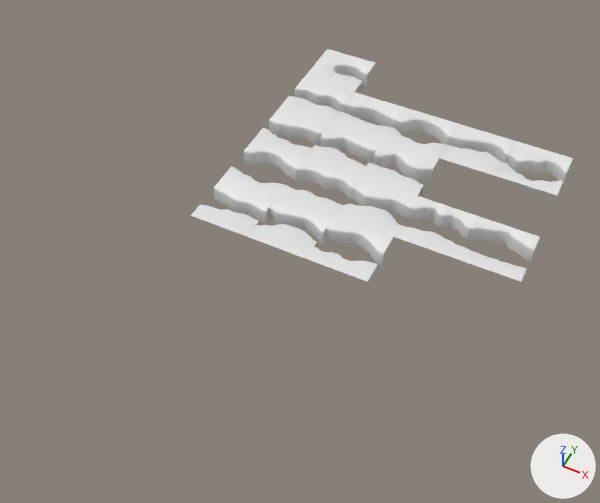
An edit to the Blender file Assets/scenes/Levels/LevelPiecesTest/level_pieces.blend, drawn before and after from the same camera.
One viewpoint serves both versions: a 50 mm lens placed at (56.0, -113.8, 94.4), pointed at (17.3, -36.4, -2.3). Arrows for +X, +Y and +Z are at lower right; the lights stay in place.

Names of what the first picture shows: '4in4out02', '4in4out04', '4in4out05', '4in8out01', '4in8out02', '4in8out03', '8in4out01', '8in4out02', '8in4out03', '8in8out03', '8in8out04', '8in8out05'.
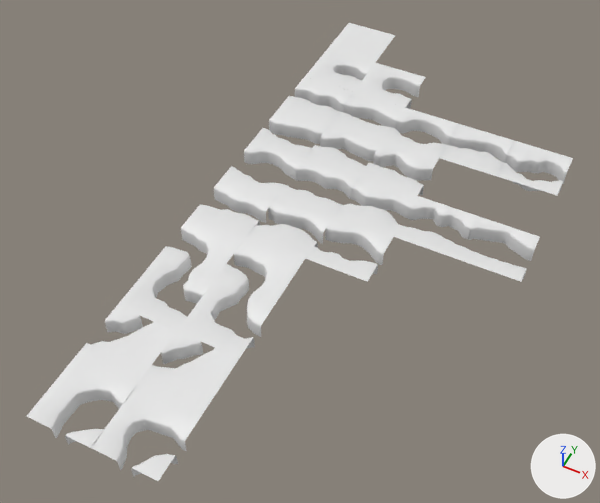
Pixel boxes (x1, y1, x2, y2) of what changed, in the pictures (600 x 503 px):
'4down4out01', added
    after: (91, 387, 201, 481)
'4in4up01', added
    after: (136, 331, 239, 416)
'4down8out01', added
    after: (27, 358, 136, 448)
'8in4up01', added
    after: (74, 306, 176, 386)
'4up4out01', added
    after: (177, 282, 274, 358)
'4in4down01', added
    after: (213, 237, 305, 306)
'4up8out01', added
    after: (117, 259, 213, 331)
'8in4down01', added
    after: (156, 216, 247, 281)
'0in8out', added
    after: (354, 63, 426, 109)
'0in0out.004', added
    after: (328, 23, 395, 63)

What changed in the scene script:
```text
Add me_plane_001:
    me_plane_001.from_pydata(...)  # 99 vertices, 66 faces; spans x -5.0..5.1, y -5.0..5.0, z -1.6..1.0
    me_plane_001.polygons.foreach_set('use_smooth', [True] * 66)
Add me_plane_005:
    me_plane_005.from_pydata(...)  # 97 vertices, 72 faces, 1 loose edge; spans x -5.0..5.0, y -5.0..5.0, z -1.6..1.0
Add me_plane_011:
    me_plane_011.from_pydata(...)  # 97 vertices, 72 faces, 1 loose edge; spans x -5.0..5.0, y -5.0..5.0, z -1.6..1.0
Add me_plane_022:
    me_plane_022.from_pydata(...)  # 78 vertices, 55 faces; spans x -5.0..5.0, y -5.0..5.0, z -1.6..1.0
    me_plane_022.polygons.foreach_set('use_smooth', [True] * 55)
Add me_plane_023:
    me_plane_023.from_pydata([(5.0, 5.0, 1.0), (-5.0, 5.0, 1.0), (5.0, -5.0, 1.0), (-5.0, -5.0, 1.0)], [], [(0, 1, 3, 2)])
Add me_plane_024:
    me_plane_024.from_pydata(...)  # 98 vertices, 63 faces; spans x -5.0..5.1, y -5.0..5.0, z -1.6..1.0
    me_plane_024.polygons.foreach_set('use_smooth', [True] * 63)
Add me_plane_002:
    me_plane_002.from_pydata(...)  # 97 vertices, 72 faces, 1 loose edge; spans x -5.0..5.0, y -5.0..5.0, z -1.6..1.0
Add me_plane_021:
    me_plane_021.from_pydata(...)  # 78 vertices, 55 faces; spans x -5.0..5.0, y -5.0..5.0, z -1.6..1.0
    me_plane_021.polygons.foreach_set('use_smooth', [True] * 55)
Add me_plane_025:
    me_plane_025.from_pydata(...)  # 97 vertices, 72 faces, 1 loose edge; spans x -5.0..5.0, y -5.0..5.0, z -1.6..1.0
Add me_plane_029:
    me_plane_029.from_pydata(...)  # 83 vertices, 59 faces; spans x -5.0..5.0, y -5.0..5.0, z -1.6..1.0
    me_plane_029.polygons.foreach_set('use_smooth', [True] * 59)
Add ob_0in8out:
    ob_0in8out = bpy.data.objects.new('0in8out', me_plane_001)
    ob_0in8out.location = (15.0, 5.0, 0.0)
Add ob_8in4down01:
    ob_8in4down01 = bpy.data.objects.new('8in4down01', me_plane_005)
    ob_8in4down01.location = (5.0, -45.0, 0.0)
Add ob_4up8out01:
    ob_4up8out01 = bpy.data.objects.new('4up8out01', me_plane_011)
    ob_4up8out01.location = (5.0, -55.0, 0.0)
Add ob_8in4up01:
    ob_8in4up01 = bpy.data.objects.new('8in4up01', me_plane_022)
    ob_8in4up01.location = (5.0, -65.0, 0.0)
Add ob_0in0out_004:
    ob_0in0out_004 = bpy.data.objects.new('0in0out.004', me_plane_023)
    ob_0in0out_004.location = (5.0, 15.0, 0.0)
Add ob_4down8out01:
    ob_4down8out01 = bpy.data.objects.new('4down8out01', me_plane_024)
    ob_4down8out01.location = (5.0, -75.0, 0.0)
Add ob_4in4down01:
    ob_4in4down01 = bpy.data.objects.new('4in4down01', me_plane_002)
    ob_4in4down01.location = (15.0, -45.0, 0.0)
Add ob_4in4up01:
    ob_4in4up01 = bpy.data.objects.new('4in4up01', me_plane_021)
    ob_4in4up01.location = (15.0, -65.0, 0.0)
Add ob_4up4out01:
    ob_4up4out01 = bpy.data.objects.new('4up4out01', me_plane_025)
    ob_4up4out01.location = (15.0, -55.0, 0.0)
Add ob_4down4out01:
    ob_4down4out01 = bpy.data.objects.new('4down4out01', me_plane_029)
    ob_4down4out01.location = (15.0, -75.0, 0.0)
```
